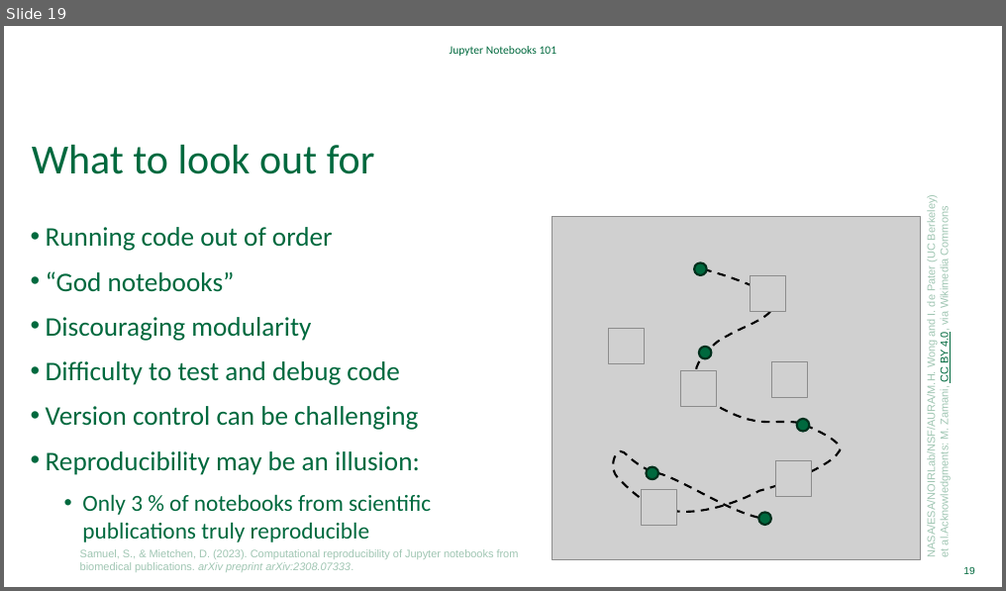
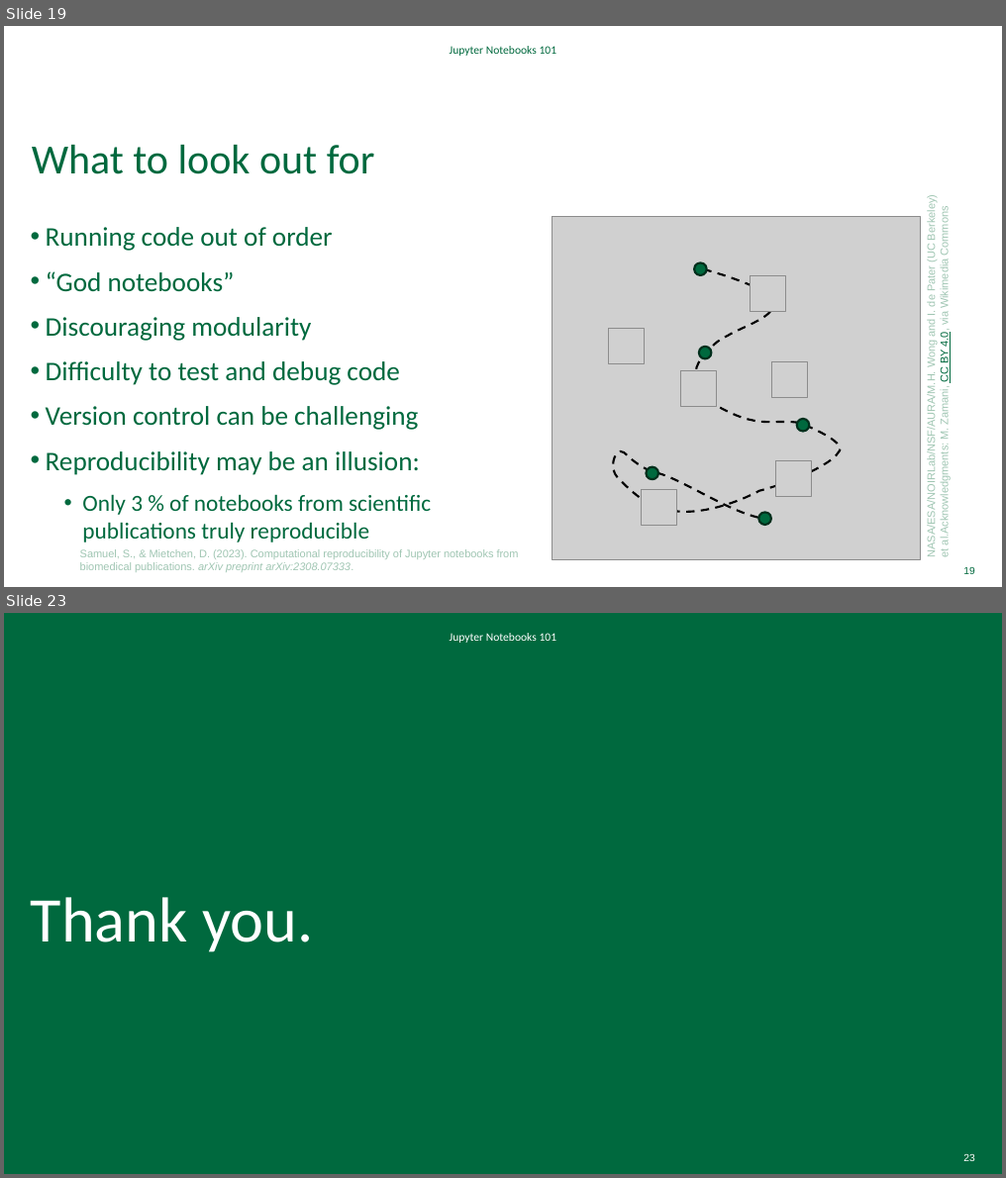
Before and after one commit to Dartmouth-Libraries/jupyter-notebooks-101, a slide deck: ppt/Jupyter-Notebooks-101.pptx. Shown one above the other, each under a label of ours: slide 19 before the commit, slides 19 and 23 after it; the slides between them are not shown. The pictures are 1006x591 and 1006x1178 pixels, drawn with LibreOffice and Linux fonts; fonts in the diff are those of the drawing; grey boxes stand for pictures; background and template pictures are left out. Boxes give left, top, right and bottom in pixels: in the first picture for what was removed or moved away, otherwise in the second. Text is boxed around its words. In the diff, an @@ line names an element or a change of style, - is before the commit and + after.

```diff
--- a/ppt/Jupyter-Notebooks-101.pptx
+++ b/ppt/Jupyter-Notebooks-101.pptx
@@ slide 23 added at box(4, 613, 1002, 1174), background #FFFFFF @@
@@ rectangle added at box(4, 613, 1002, 1174), fill #00693E @@
@@ text added at box(450, 633, 557, 643), 11 pt, text #FFFFFF @@
+Jupyter Notebooks 101
@@ title added at box(31, 897, 313, 953), 61.2 pt, text #FFFFFF @@
+Thank you.
@@ page number added at box(963, 1155, 974, 1161), 9.8 pt, text #FFFFFF @@
+23
```
Also in this commit, not shown: 7 slides changed, 1 other slide added, 8 other files.
